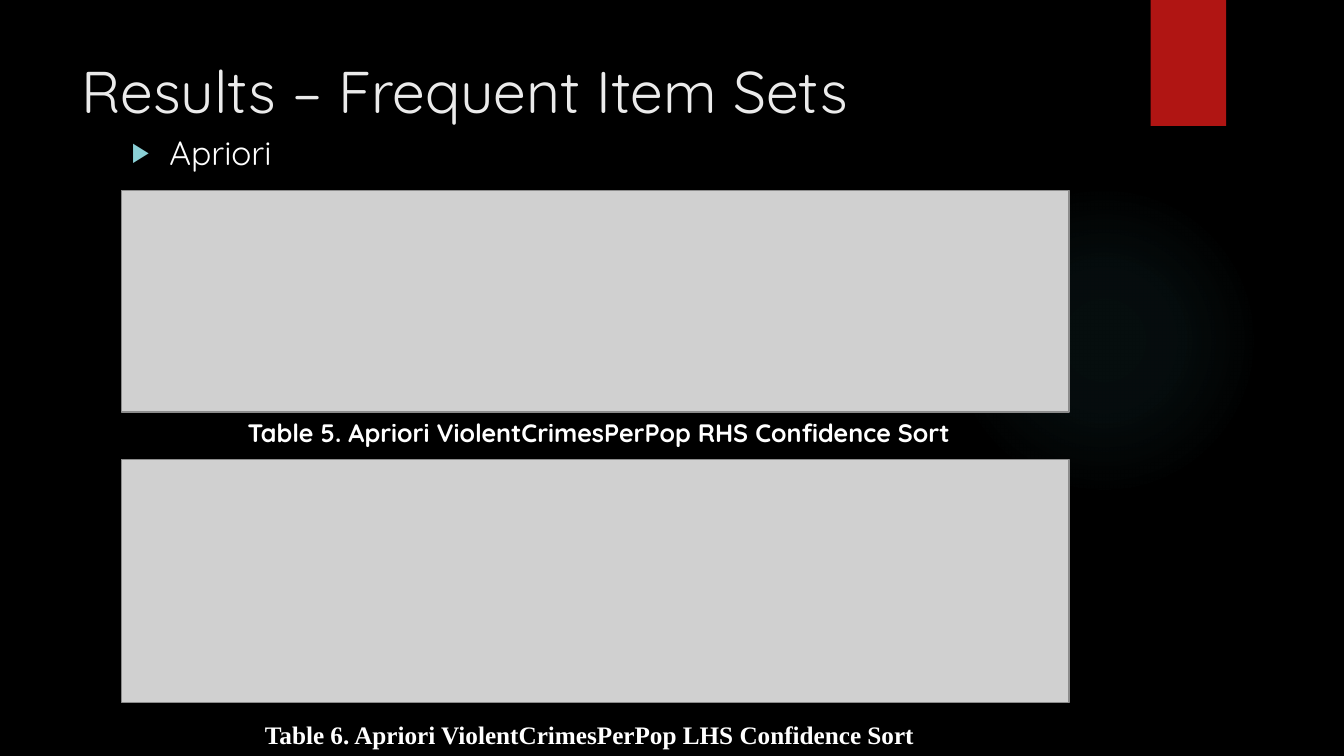
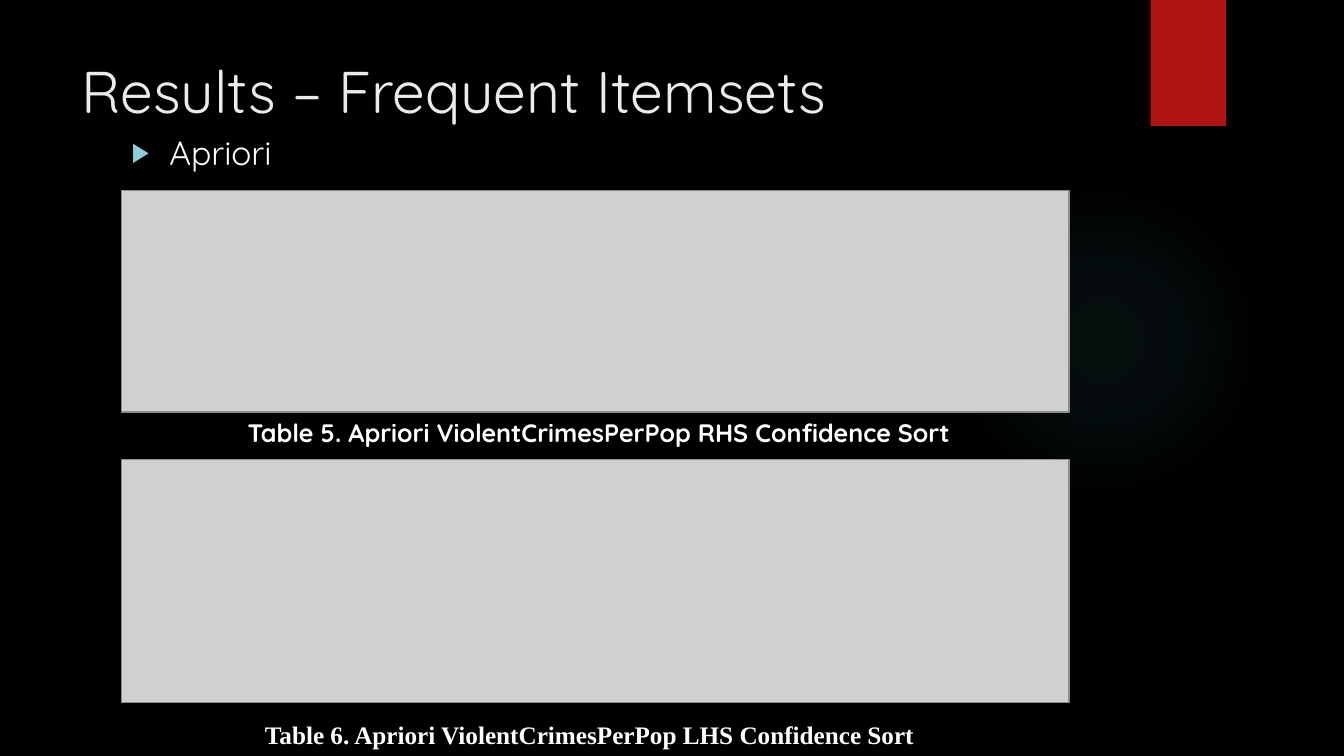
Before and after one commit to Polo08816/DataMining, a slide deck: slide 9 of GroupProject/GroupProject.pptx. Drawn at 1344x756 pixels with LibreOffice and Linux fonts; fonts in the diff are those of the drawing; grey boxes stand for pictures; background and template pictures are left out. Boxes give left, top, right and bottom in pixels: in the first picture for what was removed or moved away, otherwise in the second. Text is boxed around its words. In the diff, an @@ line names an element or a change of style, - is before the commit and + after.

```diff
--- a/GroupProject/GroupProject.pptx
+++ b/GroupProject/GroupProject.pptx
@@ title at <box>81,69,826,125</box>: text changed @@
-Results – Frequent Item Sets
+Results – Frequent Itemsets
```
Also in this commit, not shown: 1 other slide changed.
